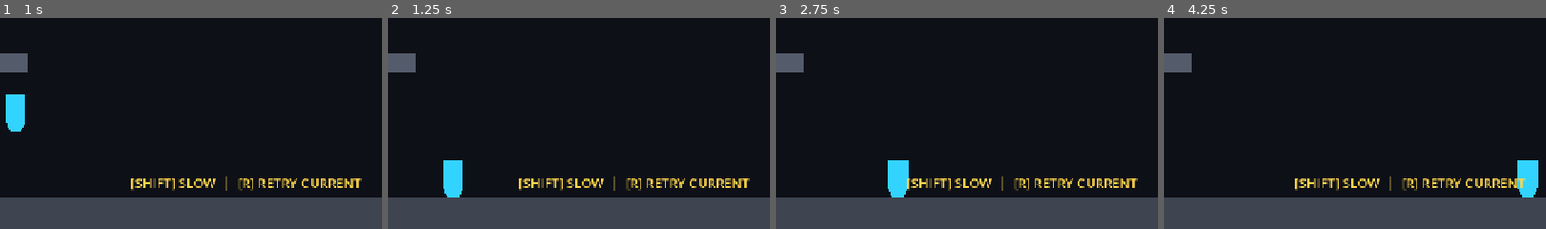
Above: before the commit, frames 1-4 (left to right).
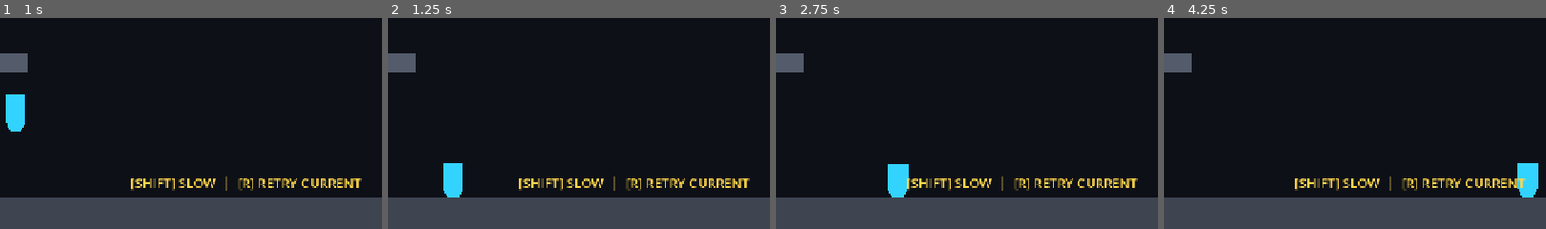
Above: after the commit, the same moments.

Repository: chingminghu/10_seconds
Game: Godot game, scene res://scenes/entry.tscn
Two runs of this game, one before a commit and one after it. Both use one fixed random seed, a clock stepped at 60 frames per second and the inputs below.
Inputs:
- Up to frame 1 (1 s): tap Enter (play_record) at 0.5 s; hold D (move_right) from 0.53 s (still down); hold Space (jump) from 0.53 s (still down)
- Up to frame 2 (1.25 s): keep holding D (move_right); keep holding Space (jump)
- Up to frame 3 (2.75 s): release Space (jump) at 1.28 s; tap Enter (play_record) at 1.35 s; tap Space (jump) at 1.52, 1.55, 1.82, 2.3 s; release D (move_right) at 2.03 s; hold A (move_left) from 2.03 s (still down); hold Backspace (return_previous_anchor) from 2.03 s (still down)
- Up to frame 4 (4.25 s): release A (move_left) at 2.78 s; release Backspace (return_previous_anchor) at 2.78 s; hold D (move_right) from 2.78 s (still down); tap Shift (slow_move) at 2.85 s; tap Space (jump) at 3.02, 3.05, 3.32 s; hold Space (jump) from 3.53 s (still down); tap J at 3.6 s
The pictures show only the part of the screen within x 18-68%, y 50-100%; the shares and areas given below are measured in that part.

Frame 1 is identical in both runs. In frame 2, less than 0.1% of the frame differs, in the area x 14-20%, y 67-83%; in frame 3, 0.1%, in the area x 29-35%, y 67-84%; in frame 4, less than 0.1%.

Commit message:
improve player animation

Diff:
--- a/scenes/echo/echo.gd
+++ b/scenes/echo/echo.gd
@@ -6,6 +6,7 @@
 @export_range(0.0, 5000.0, 50.0, "suffix:N") var box_push_force: float = 1800.0
 
 @onready var _visual: Polygon2D = $Visual
+@onready var _ghost_outline: Line2D = $GhostOutline
 @onready var _collision_shape: CollisionShape2D = $CollisionShape2D
 @onready var _playback_controller: PlaybackController = $PlaybackController
 @onready var _box_interaction_area: Area2D = $BoxInteractionArea
@@ -29,7 +30,10 @@
 
 
 func apply_recorded_presentation(frame: RecordedFrame) -> void:
-	_visual.scale.x = float(frame.facing_direction)
+	var visual_scale := frame.visual_scale
+	visual_scale.x = absf(visual_scale.x) * float(frame.facing_direction)
+	_visual.scale = visual_scale
+	_ghost_outline.scale = visual_scale
 
 
 func _on_playback_motion_applied(motion: Vector2, _delta: float) -> void:
--- a/scenes/echo/echo.tscn
+++ b/scenes/echo/echo.tscn
@@ -22,13 +22,12 @@
 shape = SubResource("EchoShape")
 
 [node name="Visual" type="Polygon2D" parent="." unique_id=1616830161]
-position = Vector2(0, -28)
 color = Color(0.75, 0.45, 1, 0.52)
+offset = Vector2(0, -28)
 polygon = PackedVector2Array(-15, -28, 15, -28, 15, 14, 9, 28, -9, 28, -15, 14)
 
 [node name="GhostOutline" type="Line2D" parent="." unique_id=1083431495]
-position = Vector2(0, -28)
-points = PackedVector2Array(-15, -28, 15, -28, 15, 14, 9, 28, -9, 28, -15, 14, -15, -28, 15, -28)
+points = PackedVector2Array(-15, -56, 15, -56, 15, -14, 9, 0, -9, 0, -15, -14, -15, -56, 15, -56)
 width = 2.0
 default_color = Color(0.9, 0.75, 1, 0.8)
 
--- a/scenes/player/player.gd
+++ b/scenes/player/player.gd
@@ -3,6 +3,12 @@
 
 @export var config: GameConfig
 @export_range(0.0, 5000.0, 50.0, "suffix:N") var box_push_force: float = 1800.0
+
+@export_category("Squash And Stretch")
+@export_range(0.0, 0.5, 0.01) var max_vertical_deformation: float = 0.25
+@export_range(0.0, 1000.0, 10.0, "suffix:px/s") var minimum_deformation_speed_difference: float = 200.0
+@export_range(100.0, 2000.0, 10.0, "suffix:px/s") var full_deformation_speed_difference: float = 700.0
+@export_range(0.1, 10.0, 0.1, "suffix:/s") var deformation_recovery_speed: float = 3.5
 
 @export_category("Lift Boost")
 
@@ -16,6 +22,8 @@
 var _lift_boost_memory_timer: float = 0.0
 var _skip_lift_boost_capture_once: bool = false
 var is_jumping: bool = false
+var _vertical_deformation: float = 0.0
+var _base_visual_scale: Vector2 = Vector2.ONE
 
 @onready var _visual: Polygon2D = $Visual
 
@@ -23,6 +31,7 @@
 func _ready() -> void:
 	add_to_group(&"player")
 	assert(config != null, "PlayerController requires a GameConfig resource.")
+	_initialize_squash_and_stretch()
 	# Lift boost is applied explicitly by _try_jump(); prevent CharacterBody2D from
 	# adding the platform velocity a second time when the player leaves it.
 	platform_on_leave = CharacterBody2D.PLATFORM_ON_LEAVE_DO_NOTHING
@@ -34,7 +43,9 @@
 
 
 func _physics_process(delta: float) -> void:
+	_recover_visual_deformation(delta)
 	_update_lift_boost_memory(delta)
+	var was_on_floor := is_on_floor()
 
 	if is_on_floor():
 		_coyote_timer = config.coyote_time
@@ -53,7 +64,13 @@
 		velocity.x = move_toward(velocity.x, 0.0, config.horizontal_deceleration * delta)
 		_jump_buffer_timer = 0.0
 
+	var vertical_velocity_before_move := velocity.y
 	move_and_slide()
+	if not was_on_floor and is_on_floor():
+		_trigger_vertical_deformation(
+			absf(velocity.y - vertical_velocity_before_move),
+			false
+		)
 	_push_rigid_bodies()
 
 
@@ -71,6 +88,7 @@
 	_jump_buffer_timer = 0.0
 	_clear_lift_boost()
 	_skip_lift_boost_capture_once = true
+	_reset_squash_and_stretch()
 
 
 func _apply_horizontal_movement(delta: float) -> void:
@@ -88,7 +106,50 @@
 
 	if not is_zero_approx(input_axis):
 		facing_direction = 1 if input_axis > 0.0 else -1
-		_visual.scale.x = float(facing_direction)
+		_apply_visual_deformation()
+
+
+func _initialize_squash_and_stretch() -> void:
+	_base_visual_scale = Vector2(absf(_visual.scale.x), absf(_visual.scale.y))
+	_apply_visual_deformation()
+
+
+func _recover_visual_deformation(delta: float) -> void:
+	_vertical_deformation = move_toward(
+		_vertical_deformation,
+		0.0,
+		deformation_recovery_speed * delta
+	)
+	_apply_visual_deformation()
+
+
+func _trigger_vertical_deformation(speed_difference: float, stretch: bool) -> void:
+	var deformation_range := maxf(
+		full_deformation_speed_difference - minimum_deformation_speed_difference,
+		1.0
+	)
+	var intensity := clampf(
+		(absf(speed_difference) - minimum_deformation_speed_difference) / deformation_range,
+		0.0,
+		1.0
+	)
+	var direction := 1.0 if stretch else -1.0
+	_vertical_deformation = direction * max_vertical_deformation * intensity
+	_apply_visual_deformation()
+
+
+func _apply_visual_deformation() -> void:
+	var vertical_scale := maxf(1.0 + _vertical_deformation, 0.01)
+	_visual.scale = Vector2(
+		_base_visual_scale.x * float(facing_direction),
+		_base_visual_scale.y * vertical_scale
+	)
+
+
+func _reset_squash_and_stretch() -> void:
+	_vertical_deformation = 0.0
+	if is_node_ready():
+		_apply_visual_deformation()
 
 
 func _apply_verticle_movement(delta:float) -> void:
@@ -164,7 +225,12 @@
 
 	var lift_boost := _consume_lift_boost()
 	velocity.x += lift_boost.x
+	var vertical_velocity_before_jump := velocity.y
 	velocity.y = config.jump_velocity + lift_boost.y
+	_trigger_vertical_deformation(
+		absf(velocity.y - vertical_velocity_before_jump),
+		true
+	)
 	#print("velocity: ", [velocity.x, velocity.y])
 	is_jumping = true
 	_jump_buffer_timer = 0.0
--- a/scenes/player/player.tscn
+++ b/scenes/player/player.tscn
@@ -20,10 +20,11 @@
 shape = SubResource("Capsule")
 
 [node name="Visual" type="Polygon2D" parent="." unique_id=1915021767]
-position = Vector2(0, -28)
 color = Color(0.2, 0.83, 1, 1)
+offset = Vector2(0, -28)
 polygon = PackedVector2Array(-15, -28, 15, -28, 15, 14, 9, 28, -9, 28, -15, 14)
 
-[node name="RecordableTransformSource" type="Node" parent="." unique_id=261175976 node_paths=PackedStringArray("target")]
+[node name="RecordableTransformSource" type="Node" parent="." unique_id=261175976 node_paths=PackedStringArray("target", "visual_target")]
 script = ExtResource("3")
 target = NodePath("..")
+visual_target = NodePath("../Visual")
--- a/scripts/recordable_transform_source.gd
+++ b/scripts/recordable_transform_source.gd
@@ -3,6 +3,7 @@
 
 @export var target: Node2D
 @export var facing_property: StringName = &"facing_direction"
+@export var visual_target: Node2D
 @export var animated_sprite: AnimatedSprite2D
 
 
@@ -16,6 +17,8 @@
 	frame.global_position = target.global_position
 	frame.rotation = target.global_rotation
 	frame.facing_direction = _read_facing_direction()
+	if visual_target != null:
+		frame.visual_scale = visual_target.scale
 
 	if animated_sprite != null:
 		frame.animation_name = animated_sprite.animation
--- a/scripts/recorded_frame.gd
+++ b/scripts/recorded_frame.gd
@@ -5,6 +5,7 @@
 var global_position: Vector2 = Vector2.ZERO
 var rotation: float = 0.0
 var facing_direction: int = 1
+var visual_scale: Vector2 = Vector2.ONE
 var animation_name: StringName = &""
 var animation_position: float = 0.0
 
@@ -15,6 +16,7 @@
 	copy.global_position = global_position
 	copy.rotation = rotation
 	copy.facing_direction = facing_direction
+	copy.visual_scale = visual_scale
 	copy.animation_name = animation_name
 	copy.animation_position = animation_position
 	return copy
@@ -31,6 +33,10 @@
 	# remains smoothly interpolated.
 	var presentation_source := from if clamped_weight < 0.5 else to
 	result.facing_direction = presentation_source.facing_direction
+	result.visual_scale = Vector2(
+		presentation_source.visual_scale.x,
+		lerpf(from.visual_scale.y, to.visual_scale.y, clamped_weight)
+	)
 	result.animation_name = presentation_source.animation_name
 	result.animation_position = lerpf(from.animation_position, to.animation_position, clamped_weight)
 	return result
--- /dev/null
+++ b/tests/player_squash_stretch_smoke_test.gd
@@ -0,0 +1,80 @@
+extends SceneTree
+
+const PLAYER_SCENE := preload("res://scenes/player/player.tscn")
+const ECHO_SCENE := preload("res://scenes/echo/echo.tscn")
+
+
+func _initialize() -> void:
+	_run_test.call_deferred()
+
+
+func _run_test() -> void:
+	var player := PLAYER_SCENE.instantiate() as PlayerController
+	root.add_child(player)
+	await process_frame
+
+	var visual := player.get_node("Visual") as Polygon2D
+	var collision := player.get_node("CollisionShape2D") as CollisionShape2D
+	var capsule := collision.shape as CapsuleShape2D
+	var original_collision_scale := collision.scale
+	var original_radius := capsule.radius
+	var original_height := capsule.height
+	var original_visual_scale := visual.scale
+	var original_visual_position := visual.position
+
+	player._trigger_vertical_deformation(300.0, true)
+	var weak_jump_scale := visual.scale.y
+	player._trigger_vertical_deformation(700.0, true)
+	var strong_jump_scale := visual.scale.y
+	assert(weak_jump_scale > original_visual_scale.y, "A jump did not stretch the Player visual.")
+	assert(
+		strong_jump_scale > weak_jump_scale,
+		"A larger jump speed difference did not produce a larger stretch."
+	)
+	assert(visual.position == original_visual_position, "Stretching changed the anchored Visual position.")
+
+	player._trigger_vertical_deformation(300.0, false)
+	var weak_landing_scale := visual.scale.y
+	player._trigger_vertical_deformation(700.0, false)
+	var strong_landing_scale := visual.scale.y
+	assert(weak_landing_scale < original_visual_scale.y, "A landing did not squash the Player visual.")
+	assert(
+		strong_landing_scale < weak_landing_scale,
+		"A larger landing speed difference did not produce a larger squash."
+	)
+	assert(visual.position == original_visual_position, "Squashing changed the anchored Visual position.")
+
+	player._recover_visual_deformation(0.1)
+	assert(
+		visual.scale.is_equal_approx(original_visual_scale),
+		"The Player visual did not recover to its original scale."
+	)
+	assert(collision.scale == original_collision_scale, "Visual deformation changed the collision scale.")
+	assert(capsule.radius == original_radius, "Visual deformation changed the collision radius.")
+	assert(capsule.height == original_height, "Visual deformation changed the collision height.")
+
+	player._trigger_vertical_deformation(700.0, true)
+	var source := player.get_node("RecordableTransformSource") as RecordableTransformSource
+	var frame := source.capture_frame(0.25)
+	assert(frame.visual_scale == visual.scale, "Recording did not capture the Player Visual scale.")
+
+	var echo := ECHO_SCENE.instantiate() as Echo
+	root.add_child(echo)
+	await process_frame
+	echo.apply_recorded_presentation(frame)
+	assert(
+		(echo.get_node("Visual") as Polygon2D).scale == frame.visual_scale,
+		"Echo did not apply the recorded Visual scale."
+	)
+	assert(
+		(echo.get_node("GhostOutline") as Line2D).scale == frame.visual_scale,
+		"Echo outline did not apply the recorded Visual scale."
+	)
+
+	print(
+		"Player squash/stretch smoke test passed: event strength, recovery, recording, Echo, and unchanged collision."
+	)
+	echo.queue_free()
+	player.queue_free()
+	await process_frame
+	quit(0)
--- a/tests/test_recording.gd
+++ b/tests/test_recording.gd
@@ -5,6 +5,7 @@
 
 func _init() -> void:
 	_test_recorded_frame_copy()
+	_test_recorded_frame_interpolation()
 	_test_recorded_segment_validation()
 	_test_transform_source_capture()
 	if _failures == 0:
@@ -17,11 +18,28 @@
 	source.timestamp = 1.25
 	source.global_position = Vector2(12.0, 34.0)
 	source.facing_direction = -1
+	source.visual_scale = Vector2(-1.0, 1.2)
 	var copy := source.duplicate_frame()
 	_expect(copy != source, "Frame copy must be a distinct object.")
 	_expect(copy.timestamp == source.timestamp, "Frame copy must preserve timestamp.")
 	_expect(copy.global_position == source.global_position, "Frame copy must preserve position.")
 	_expect(copy.facing_direction == source.facing_direction, "Frame copy must preserve facing.")
+	_expect(copy.visual_scale == source.visual_scale, "Frame copy must preserve Visual scale.")
+
+
+func _test_recorded_frame_interpolation() -> void:
+	var from := RecordedFrame.new()
+	from.visual_scale = Vector2(1.0, 0.75)
+	var to := RecordedFrame.new()
+	to.facing_direction = -1
+	to.visual_scale = Vector2(-1.0, 1.25)
+
+	var early := RecordedFrame.interpolate_frames(from, to, 0.25, 0.25)
+	_expect(early.visual_scale.x == 1.0, "Visual facing scale must remain discrete before midpoint.")
+	_expect(is_equal_approx(early.visual_scale.y, 0.875), "Visual Y scale must interpolate smoothly.")
+	var late := RecordedFrame.interpolate_frames(from, to, 0.75, 0.75)
+	_expect(late.visual_scale.x == -1.0, "Visual facing scale must switch at midpoint.")
+	_expect(is_equal_approx(late.visual_scale.y, 1.125), "Visual Y scale interpolation is incorrect.")
 
 
 func _test_recorded_segment_validation() -> void:
@@ -30,6 +48,7 @@
 	segment.start_anchor_id = &"A"
 	segment.end_anchor_id = &"B"
 	segment.frames.append(RecordedFrame.new())
+	segment.frames.append(RecordedFrame.new())
 	_expect(segment.is_valid(), "A populated Segment must be valid.")
 
 
@@ -37,13 +56,16 @@
 	var target := Node2D.new()
 	target.global_position = Vector2(50.0, 75.0)
 	target.global_rotation = 0.5
+	target.scale = Vector2(-1.0, 1.25)
 	var source := RecordableTransformSource.new()
 	source.target = target
+	source.visual_target = target
 	source.facing_property = &""
 	var frame := source.capture_frame(2.0)
 	_expect(frame.timestamp == 2.0, "Captured frame must preserve its timestamp.")
 	_expect(frame.global_position == target.global_position, "Captured frame must use the target position.")
 	_expect(frame.rotation == target.global_rotation, "Captured frame must use the target rotation.")
+	_expect(frame.visual_scale == target.scale, "Captured frame must use the Visual scale.")
 	target.free()
 	source.free()
 
Not shown, added: tests/player_squash_stretch_smoke_test.gd.uid
